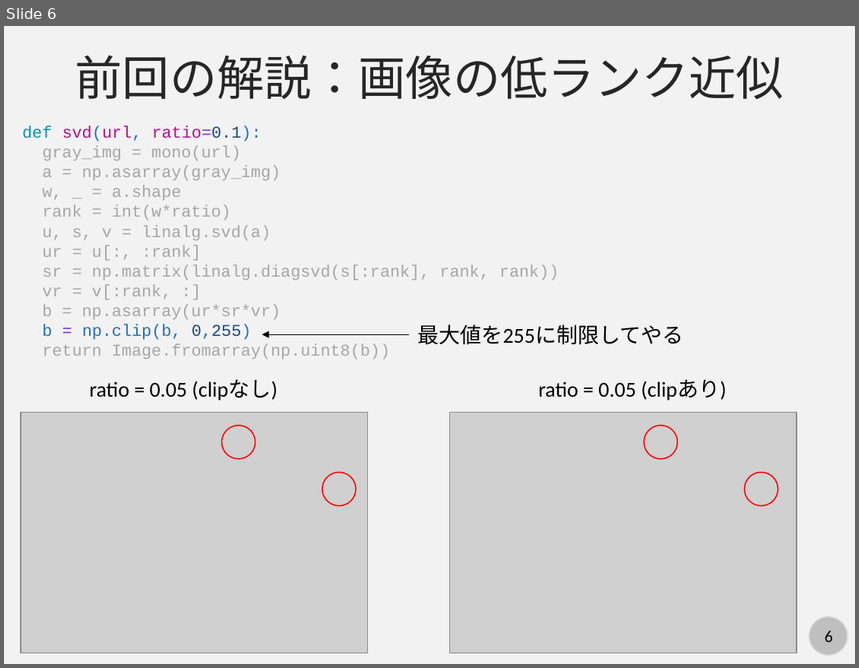
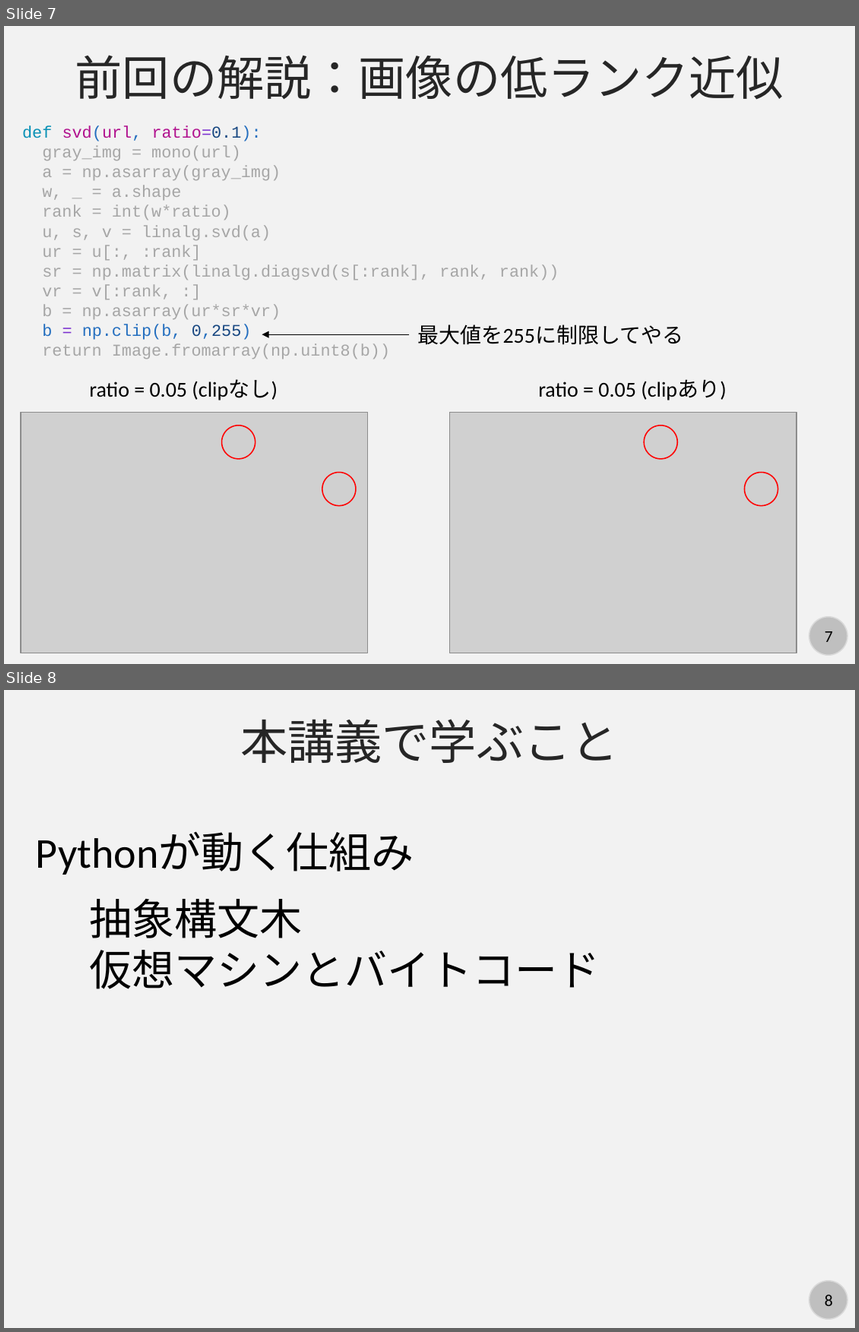
Before and after one commit to kaityo256/python_zero, a slide deck: howtowork/fig/slide.pptx. Shown one above the other, each under a label of ours: slide 6 before the commit, slides 7 and 8 after it. The pictures are 859x668 and 859x1332 pixels, drawn with LibreOffice and Linux fonts; fonts in the diff are those of the drawing; grey boxes stand for pictures. Boxes give left, top, right and bottom in pixels: in the first picture for what was removed or moved away, otherwise in the second. Text is boxed around its words. In the diff, an @@ line names an element or a change of style, - is before the commit and + after.

```diff
--- a/howtowork/fig/slide.pptx
+++ b/howtowork/fig/slide.pptx
@@ slide 8 added at <box>4,690,855,1328</box>, background #F2F2F2; not listed: 2 template elements that a slide beside it also shows @@
@@ text added at <box>240,719,618,763</box>, 40 pt, text #262626 @@
+本講義で学ぶこと
@@ text added at <box>36,832,414,875</box>, 36 pt, text #000000 @@
+Pythonが動く仕組み
@@ text added at <box>89,899,600,989</box>, 36 pt, text #000000 @@
+抽象構文木
+仮想マシンとバイトコード
@@ what was slide 6 is now slide 7 @@
@@ page number at <box>825,632,833,642</box>: text changed @@
-6
+7
```
Also in this commit, not shown: 1 slide changed, 8 other slides added, 1 slide removed.
